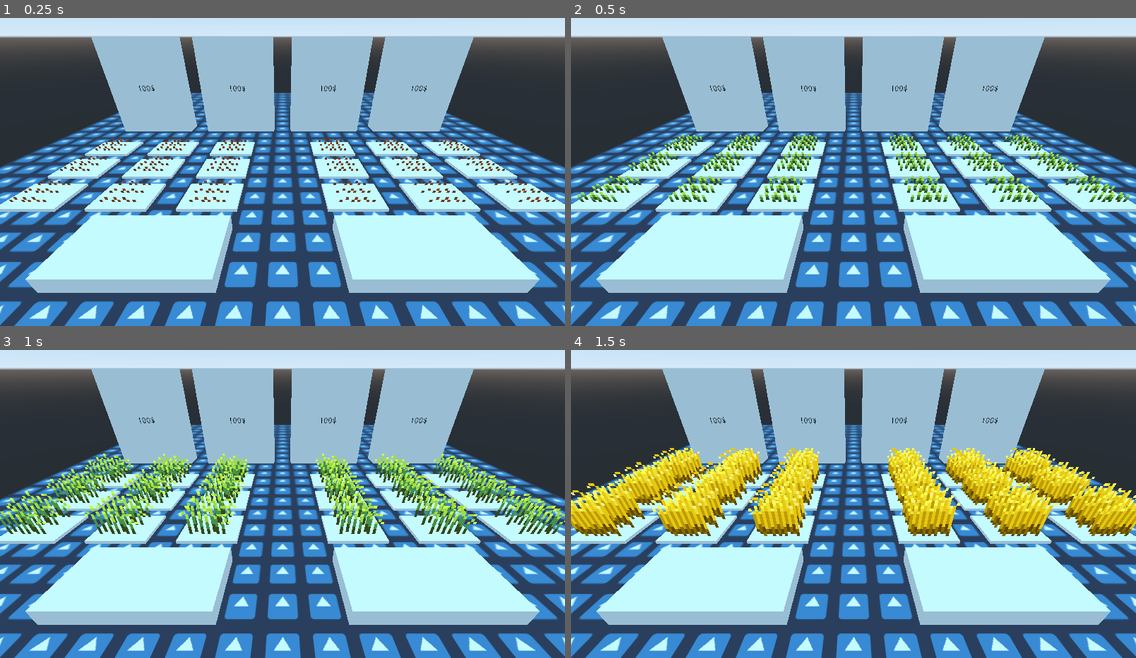
Above: before the commit, frames 1-4 (two rows, left to right).
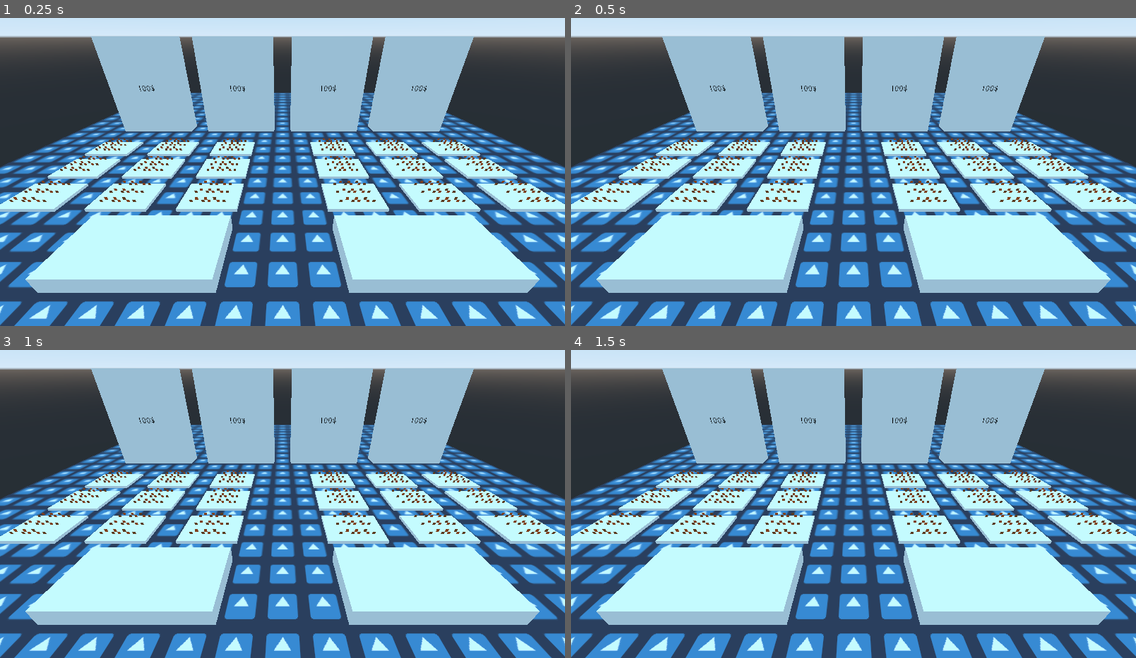
Above: after the commit, the same moments.

Repository: ANamelessGhoul/farmers-market-ld49
Game: Godot game, scene res://scenes/world/world.tscn
Two runs of this game, one before a commit and one after it. Both use one fixed random seed, a clock stepped at 60 frames per second and the inputs below. The engine's default icon, where the game draws it, is replaced by a stand-in: a white triangle on a blue panel in a dark square.
Inputs (mouse positions are in pixels of both pictures, inside the frame that each line leads up to):
- Up to frame 1 (0.25 s): no input
- Up to frame 2 (0.5 s): no input
- Up to frame 3 (1 s): move the mouse to (406, 482) at 0.52 s; click (406, 482) at 0.67 s
- Up to frame 4 (1.5 s): move the mouse to (740, 516) at 1.27 s; click (740, 516) at 1.42 s

Frame 1 is identical in both runs. In frame 2, 3.6% of the frame differs, in the area x 1-99%, y 37-60%; in frame 3, 8.2%; in frame 4, 16%, in the area x 0-100%, y 31-61%.
Error before the commit: Invalid call. Nonexistent function 'set_frame' in base 'Spatial (plot_animation.gd)'. (res://scenes/plot/plot.gd:39)

Commit message:
Cleaned plot animation

Diff:
--- a/scenes/plot/plot_animation.gd
+++ b/scenes/plot/plot_animation.gd
@@ -6,16 +6,10 @@
 
 onready var sprites: Array = [front_sprite, center_sprite, back_sprite]
 
-var current_animation = "beet"
+var current_animation = "wheat"
 
 func _ready():
-	set_animation("wheat")
-	yield(get_tree().create_timer(0.4), "timeout")
-	show_next_frame()
-	yield(get_tree().create_timer(0.4), "timeout")
-	show_next_frame()
-	yield(get_tree().create_timer(0.4), "timeout")
-	show_next_frame()
+	set_animation(current_animation)
 
 func set_animation(animation: String):
 	current_animation = animation
@@ -24,6 +18,12 @@
 		animated_sprite.animation = animation
 		animated_sprite.frame = 0
 
+func set_frame(frame: int):
+	for crop_sprite in sprites:
+		var animated_sprite := crop_sprite as AnimatedSprite3D
+		animated_sprite.frame = frame
+
+
 func show_next_frame():
 	for crop_sprite in sprites:
 		var animated_sprite := crop_sprite as AnimatedSprite3D
